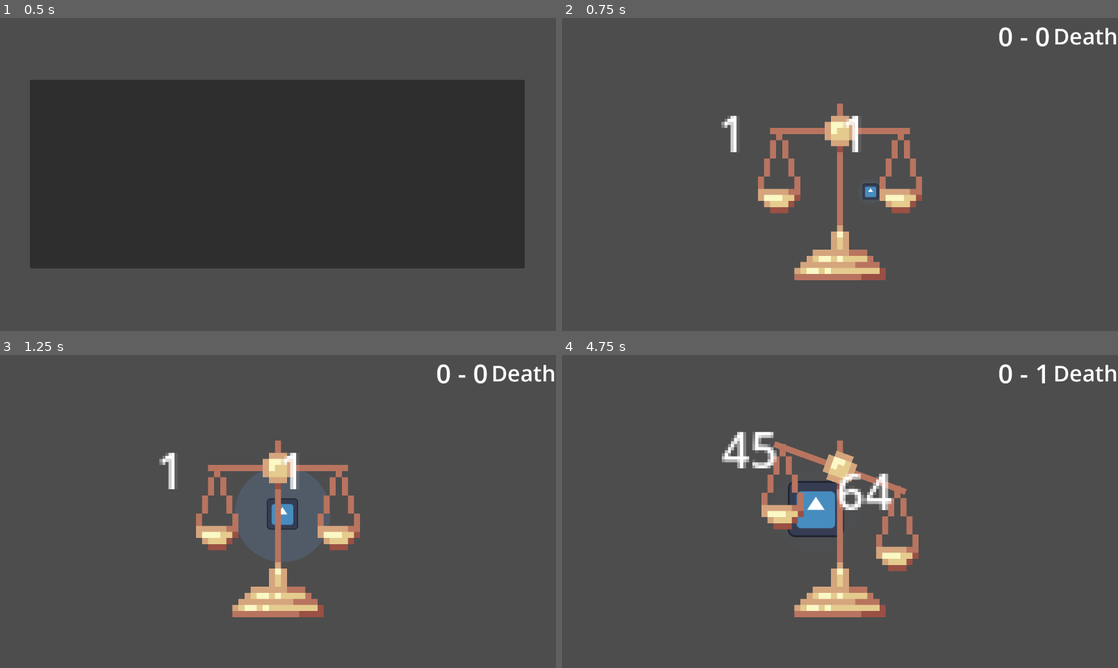
Above: before the commit, frames 1-4 (two rows, left to right).
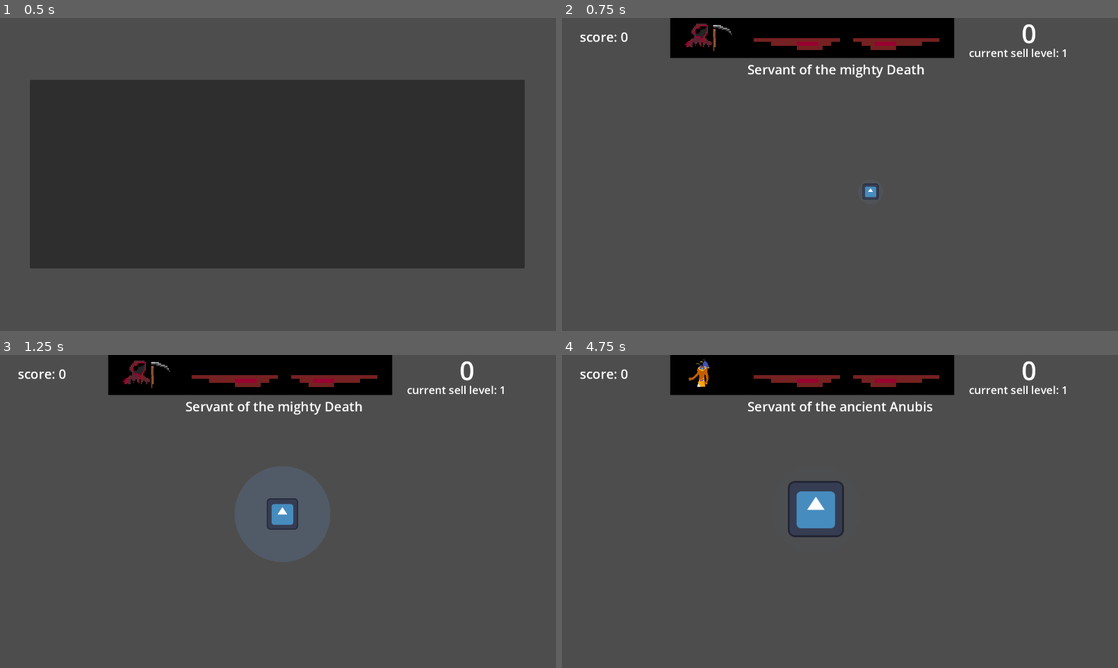
Above: after the commit, the same moments.

Repository: dkristia/Soul-Harvester
Game: Godot game, scene res://Scenes/StartManu/Menu.tscn
Same seed, same stepped clock (60 frames per second), same inputs: the game is played once before the commit and once after it. The engine's default icon, where the game draws it, is replaced by a stand-in: a white triangle on a blue panel in a dark square.
Inputs (mouse positions are in pixels of both pictures, inside the frame that each line leads up to):
- Up to frame 1 (0.5 s): no input
- Up to frame 2 (0.75 s): click (840, 174) at 0.5 s
- Up to frame 3 (1.25 s): no input
- Up to frame 4 (4.75 s): tap Enter (ui_accept) at 1.25, 1.52, 2.27, 3.77, 4.52 s; move the mouse to (962, 495) at 1.27 s; hold D (right) 1.28-2.03 s; hold 2 (Anubis) 1.28-2.03 s; tap 1 (Death) at 1.55, 2.1, 3.8 s; move the mouse to (728, 527) at 2.02 s; hold S (down) 2.03-2.78 s; tap R (sell, bound only after the commit) at 2.3, 4.55 s; move the mouse to (895, 442) at 2.77 s; hold D (right) 2.78-3.53 s; hold R (sell, bound only after the commit) 2.78-3.53 s; tap 2 (Anubis) at 3.05, 3.6 s; move the mouse to (812, 574) at 3.52 s; hold W (up) 3.53-4.28 s; move the mouse to (1006, 558) at 4.27 s; hold A (left) from 4.28 s (still down); hold 1 (Death) from 4.28 s (still down)

Frame 1 is identical in both runs. In frame 2, 13% of the frame differs, in the area x 3-100%, y 0-84%; in frame 3, 13%; in frame 4, 13%.

Commit message:
add pixel art

Diff:
--- a/Objects/Player/camera.gd
+++ b/Objects/Player/camera.gd
@@ -16,6 +16,7 @@
 		if Input.is_action_just_pressed("zoomin"):
 			zoom += zoomamount
 
+
 	if zoom.x > 3:
 		zoom = Vector2(3, 3)
 	elif zoom.x < 0.2:
--- a/Objects/Player/player.gd
+++ b/Objects/Player/player.gd
@@ -40,8 +40,7 @@
 
 func _on_pickup_radius_area_entered(area):
 	if area.is_in_group("soul"):
-		if global.AnubisMode:
-			global.Asouls += 1
-		else:
-			global.Dsouls += 1
+		global.souls += 1
+		if global.souls == 5 * global.sLevel ** 2:
+			global.sLevel += 1
 		area.queue_free()
--- a/Scenes/GUI/GUI.gd
+++ b/Scenes/GUI/GUI.gd
@@ -1,11 +1,26 @@
 extends Control
 
 @onready var soulLabel = $CanvasLayer/HBoxContainer/MarginContainer/Souls
-@onready var DeathLabel = $CanvasLayer/HBoxContainer/MarginContainer3/De_Anu
-@onready var AnubisEyes = $CanvasLayer/HBoxContainer/MarginContainer4/TextureRect
+@onready var DeathLabel = $CanvasLayer/MarginContainer3/De_Anu
+@onready var scoreLabel = $CanvasLayer/MarginContainer6/Label2
+@onready var sellLevel = $CanvasLayer/MarginContainer5/Label
 @onready var global = $"/root/Global"
+@onready var AnubisPixelart = $"CanvasLayer/TextureRect"
+@onready var DeathPixelart = $"CanvasLayer/MarginContainer7/TextureRect2"
 
 func _process(delta):
-	soulLabel.text = str(global.Dsouls) + " - " + str(global.Asouls)
-	DeathLabel.text = global.DeathLabel
-	AnubisEyes.visible = global.EyesVisible
+	soulLabel.text = str(global.souls)
+	scoreLabel.text = "score: " + str(global.score)
+	sellLevel.text = "current sell level: " + str(global.sLevel)
+
+	if global.AnubisMode:
+		DeathLabel.text = "Servant of the ancient Anubis"
+	else:
+		DeathLabel.text = "Servant of the mighty Death"
+
+	if global.AnubisMode:
+		AnubisPixelart.visible=true
+		DeathPixelart.visible=false
+	else:
+		AnubisPixelart.visible=false
+		DeathPixelart.visible=true
--- a/Scenes/GUI/GUI.tscn
+++ b/Scenes/GUI/GUI.tscn
@@ -1,13 +1,52 @@
-[gd_scene load_steps=5 format=3 uid="uid://dmtf1ngn0r3sk"]
+[gd_scene load_steps=15 format=3 uid="uid://dmtf1ngn0r3sk"]
 
 [ext_resource type="Script" path="res://Scenes/GUI/GUI.gd" id="1_cfqvc"]
 [ext_resource type="Texture2D" uid="uid://btg4kt2a8u0wg" path="res://Assets/AnubisEyes.png" id="2_f2i5n"]
+[ext_resource type="Texture2D" uid="uid://b0xh60rrfcnot" path="res://Assets/pixil-frame-0 (6).png" id="3_6s356"]
+[ext_resource type="Texture2D" uid="uid://bvmsp272pk55a" path="res://Assets/anubis.png" id="3_b2jcu"]
+[ext_resource type="Texture2D" uid="uid://bipsoskot2b62" path="res://Assets/pixil-frame-0 (5).png" id="4_1h3hf"]
+[ext_resource type="Texture2D" uid="uid://cy8tqfmavbb0v" path="res://Assets/pixil-frame-0 (4).png" id="5_vic81"]
+[ext_resource type="Texture2D" uid="uid://c5tgv83uryobx" path="res://Assets/pixil-frame-0 (2).png" id="6_gkdx4"]
+[ext_resource type="Texture2D" uid="uid://c223h8twhdvul" path="res://Assets/pixil-frame-0 (1).png" id="7_7bb7o"]
+[ext_resource type="Texture2D" uid="uid://dkqqtxa6r5xaq" path="res://Assets/Death.png" id="8_k5lcd"]
 
 [sub_resource type="LabelSettings" id="LabelSettings_ybedg"]
 font_size = 60
 
+[sub_resource type="LabelSettings" id="LabelSettings_vhdlf"]
+font_size = 30
+
+[sub_resource type="LabelSettings" id="LabelSettings_h41ma"]
+font_size = 25
+
 [sub_resource type="LabelSettings" id="LabelSettings_yrxky"]
-font_size = 51
+font_size = 30
+
+[sub_resource type="SpriteFrames" id="SpriteFrames_6mj87"]
+animations = [{
+"frames": [{
+"duration": 5.0,
+"texture": ExtResource("3_6s356")
+}, {
+"duration": 1.0,
+"texture": ExtResource("4_1h3hf")
+}, {
+"duration": 1.0,
+"texture": ExtResource("5_vic81")
+}, {
+"duration": 1.0,
+"texture": ExtResource("6_gkdx4")
+}, {
+"duration": 1.0,
+"texture": ExtResource("7_7bb7o")
+}, {
+"duration": 1.0,
+"texture": ExtResource("2_f2i5n")
+}],
+"loop": false,
+"name": &"EyesOpen",
+"speed": 20.0
+}]
 
 [node name="GUI" type="Control"]
 layout_mode = 3
@@ -24,8 +63,10 @@
 anchors_preset = 1
 anchor_left = 1.0
 anchor_right = 1.0
-offset_left = -40.0
-offset_bottom = 40.0
+offset_left = -222.0
+offset_top = -15.0
+offset_right = 72.0
+offset_bottom = 85.0
 grow_horizontal = 0
 size_flags_horizontal = 8
 
@@ -49,10 +90,66 @@
 texture = ExtResource("2_f2i5n")
 expand_mode = 2
 
-[node name="MarginContainer3" type="MarginContainer" parent="CanvasLayer/HBoxContainer"]
+[node name="ColorRect" type="ColorRect" parent="CanvasLayer"]
+offset_left = 249.0
+offset_right = 903.0
+offset_bottom = 92.0
+color = Color(0, 0, 0, 1)
+
+[node name="MarginContainer6" type="MarginContainer" parent="CanvasLayer"]
+offset_left = 41.0
+offset_top = -7.0
+offset_right = 102.0
+offset_bottom = 93.0
+
+[node name="Label2" type="Label" parent="CanvasLayer/MarginContainer6"]
 layout_mode = 2
+text = "Score: 0"
+label_settings = SubResource("LabelSettings_vhdlf")
 
-[node name="De_Anu" type="Label" parent="CanvasLayer/HBoxContainer/MarginContainer3"]
+[node name="MarginContainer5" type="MarginContainer" parent="CanvasLayer"]
+offset_left = 937.0
+offset_top = 61.0
+offset_right = 1150.0
+offset_bottom = 101.0
+
+[node name="Label" type="Label" parent="CanvasLayer/MarginContainer5"]
 layout_mode = 2
-text = "Death"
+text = "current sell level: "
+label_settings = SubResource("LabelSettings_h41ma")
+
+[node name="MarginContainer7" type="MarginContainer" parent="CanvasLayer"]
+offset_left = 280.0
+offset_top = -4.0
+offset_right = 398.0
+offset_bottom = 96.0
+
+[node name="TextureRect2" type="TextureRect" parent="CanvasLayer/MarginContainer7"]
+texture_filter = 1
+layout_mode = 2
+texture = ExtResource("8_k5lcd")
+
+[node name="TextureRect" type="TextureRect" parent="CanvasLayer"]
+offset_left = 271.0
+offset_top = -27.0
+offset_right = 371.0
+offset_bottom = 73.0
+texture = ExtResource("3_b2jcu")
+
+[node name="MarginContainer3" type="MarginContainer" parent="CanvasLayer"]
+offset_left = 427.0
+offset_top = 68.0
+offset_right = 854.0
+offset_bottom = 168.0
+
+[node name="De_Anu" type="Label" parent="CanvasLayer/MarginContainer3"]
+layout_mode = 2
+text = "Servant of the ancient Anubis"
 label_settings = SubResource("LabelSettings_yrxky")
+
+[node name="AnimatedSprite2D" type="AnimatedSprite2D" parent="CanvasLayer"]
+texture_filter = 1
+position = Vector2(660, 55)
+scale = Vector2(9.945, 9.48)
+sprite_frames = SubResource("SpriteFrames_6mj87")
+animation = &"EyesOpen"
--- a/Scenes/Game/game.gd
+++ b/Scenes/Game/game.gd
@@ -2,16 +2,30 @@
 
 
 # Called when the node enters the scene tree for the first time.
+@onready var animationPlayed = false
 @onready var _soul = preload("res://Objects/Soul/soul.tscn")
 @onready var global = $"/root/Global"
+@onready var _animated_sprite = $GUI/CanvasLayer/ColorRect/AnimatedSprite2D
 # Called every frame. 'delta' is the elapsed time since the previous frame.
 func _process(delta):
-	if Input.is_action_pressed("Anubis"):
-		global.AnubisMode = true
-		global.DeathLabel = "Anubis"
-	if Input.is_action_pressed("Death"):
-		global.AnubisMode = false
-		global.DeathLabel = "Death"
+	if Input.is_action_just_pressed("Anubis"):
+		global.AnubisMode = !global.AnubisMode
+		global.souls = 0
+		global.sLevel = 1
+
+	if Input.is_action_pressed("sell"):
+		if !global.AnubisMode:
+			global.score += global.souls * global.sLevel * 2
+			global.good -= global.souls * global.sLevel
+		else:
+			global.good += global.souls * global.sLevel / 2
+			global.score += global.souls * global.sLevel
+		global.souls = 0
+
+	if global.dead and !animationPlayed:
+		_animated_sprite.play("EyesOpen")
+		await _animated_sprite.animation_finished
+		animationPlayed = true
 
 func _on_soul_spawner_timeout():
 	var soul = _soul.instantiate()
--- a/Scenes/Game/game.tscn
+++ b/Scenes/Game/game.tscn
@@ -1,9 +1,8 @@
-[gd_scene load_steps=5 format=3 uid="uid://wwfow3wd3cb1"]
+[gd_scene load_steps=4 format=3 uid="uid://wwfow3wd3cb1"]
 
 [ext_resource type="Script" path="res://Scenes/Game/game.gd" id="1_f5epg"]
 [ext_resource type="PackedScene" uid="uid://cjb5sf04lvpfr" path="res://Objects/Player/player.tscn" id="1_vj3yr"]
 [ext_resource type="PackedScene" uid="uid://dmtf1ngn0r3sk" path="res://Scenes/GUI/GUI.tscn" id="4_a5h50"]
-[ext_resource type="PackedScene" uid="uid://cnks7lsr6da2l" path="res://anubis_3.tscn" id="4_o0pye"]
 
 [node name="Game" type="Node2D"]
 script = ExtResource("1_f5epg")
@@ -15,6 +14,4 @@
 
 [node name="GUI" parent="." instance=ExtResource("4_a5h50")]
 
-[node name="anubis3" parent="." instance=ExtResource("4_o0pye")]
-
 [connection signal="timeout" from="SoulSpawner" to="." method="_on_soul_spawner_timeout"]
--- a/anubis_3.gd
+++ b/anubis_3.gd
@@ -14,6 +14,7 @@
 	if stick.rotation_degrees > 45:
 		stick.rotation_degrees = 45
 	elif stick.rotation_degrees < -45:
+		global.dead = true
 		stick.rotation_degrees = -45
 
 	holder1.rotation = -stick.rotation
--- a/global.gd
+++ b/global.gd
@@ -2,11 +2,14 @@
 
 @export var DeathLabel = "Death"
 @export var AnubisMode = false
-@export var EyesVisible = false
-@export var Asouls = 0
-@export var Dsouls = 0
-@export var good = 1
-@export var bad = 1
+@export var levelModifier = 1
+@export var sLevel = 1
+@export var dead = false
+@export var souls = 0
+@export var score = 0
+@export var good = 100
+@export var bad = 100
+
 
 func _process(delta):
 	if bad < 0:
--- a/project.godot
+++ b/project.godot
@@ -66,3 +66,8 @@
 "events": [Object(InputEventKey,"resource_local_to_scene":false,"resource_name":"","device":-1,"window_id":0,"alt_pressed":false,"shift_pressed":false,"ctrl_pressed":false,"meta_pressed":false,"pressed":false,"keycode":0,"physical_keycode":50,"key_label":0,"unicode":50,"echo":false,"script":null)
 ]
 }
+sell={
+"deadzone": 0.5,
+"events": [Object(InputEventKey,"resource_local_to_scene":false,"resource_name":"","device":0,"window_id":0,"alt_pressed":false,"shift_pressed":false,"ctrl_pressed":false,"meta_pressed":false,"pressed":false,"keycode":0,"physical_keycode":82,"key_label":0,"unicode":0,"echo":false,"script":null)
+]
+}
Binary file added: Assets/Death.png
Not shown, added: Assets/Death.png.import
Binary file added: Assets/anubis.png
Not shown, added: Assets/anubis.png.import
Binary file added: Assets/pixil-frame-0 (1).png
Not shown, added: Assets/pixil-frame-0 (1).png.import
Binary file added: Assets/pixil-frame-0 (2).png
Not shown, added: Assets/pixil-frame-0 (2).png.import
Binary file added: Assets/pixil-frame-0 (4).png
Not shown, added: Assets/pixil-frame-0 (4).png.import
Binary file added: Assets/pixil-frame-0 (5).png
Not shown, added: Assets/pixil-frame-0 (5).png.import
(and 3 more such lines)
